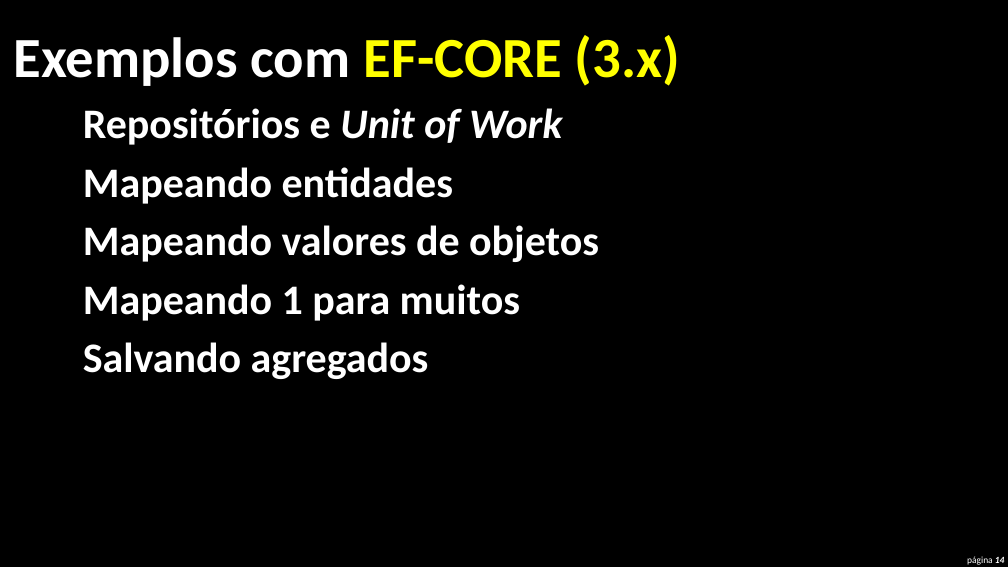
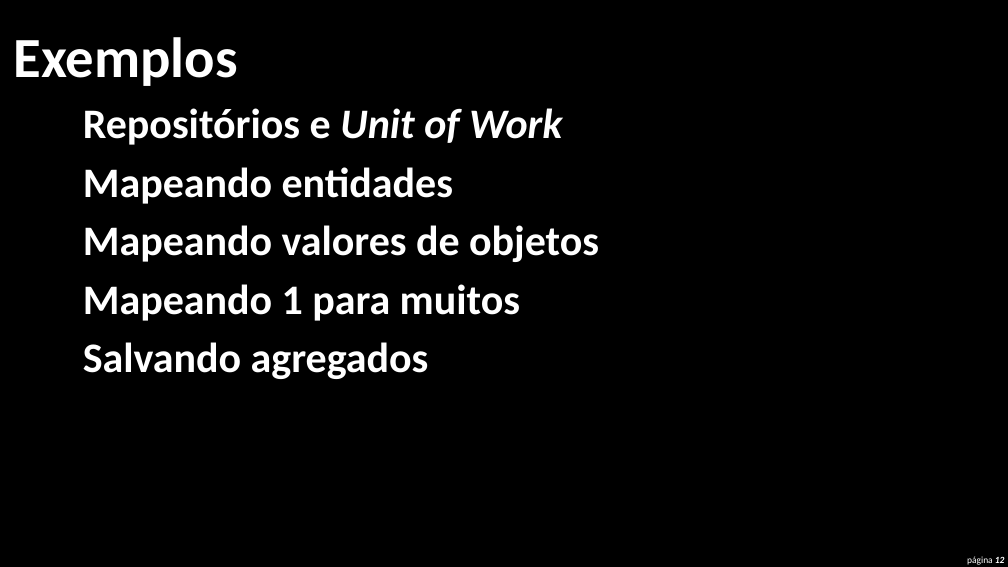
Before and after one commit to RSNUG-ORG/rsnug-6, a slide deck: slide 12 of RSNUG6.pptx (slide 14 before the commit). Drawn at 1008x567 pixels with LibreOffice and Linux fonts; fonts in the diff are those of the drawing. Boxes give left, top, right and bottom in pixels: in the first picture for what was removed or moved away, otherwise in the second. Text is boxed around its words. In the diff, an @@ line names an element or a change of style, - is before the commit and + after.

```diff
--- a/RSNUG6.pptx
+++ b/RSNUG6.pptx
@@ text at [13,37,237,86]: text changed; text colour #FFFF00 to #FFFFFF @@
-Exemplos com EF-CORE (3.x)
+Exemplos
@@ page number at [967,556,1005,565]: text changed @@
-página 14
+página 12
```
Also in this commit, not shown: 6 other slides changed, 1 slide added, 2 slides removed, 8 other files.
